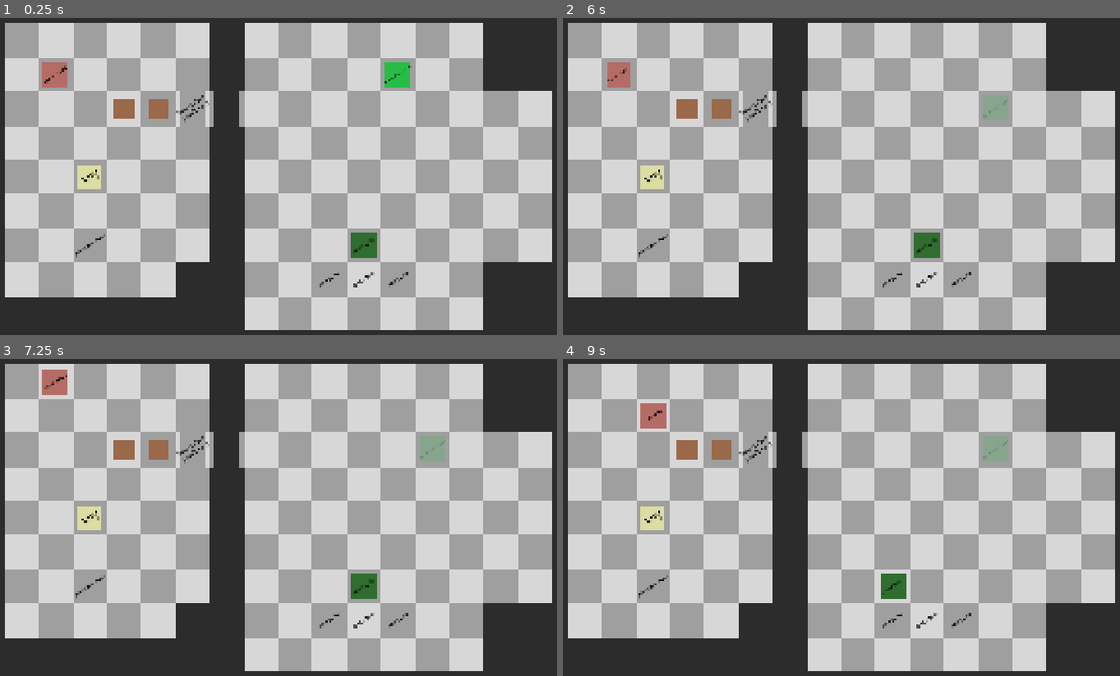
Above: before the commit, frames 1-4 (two rows, left to right).
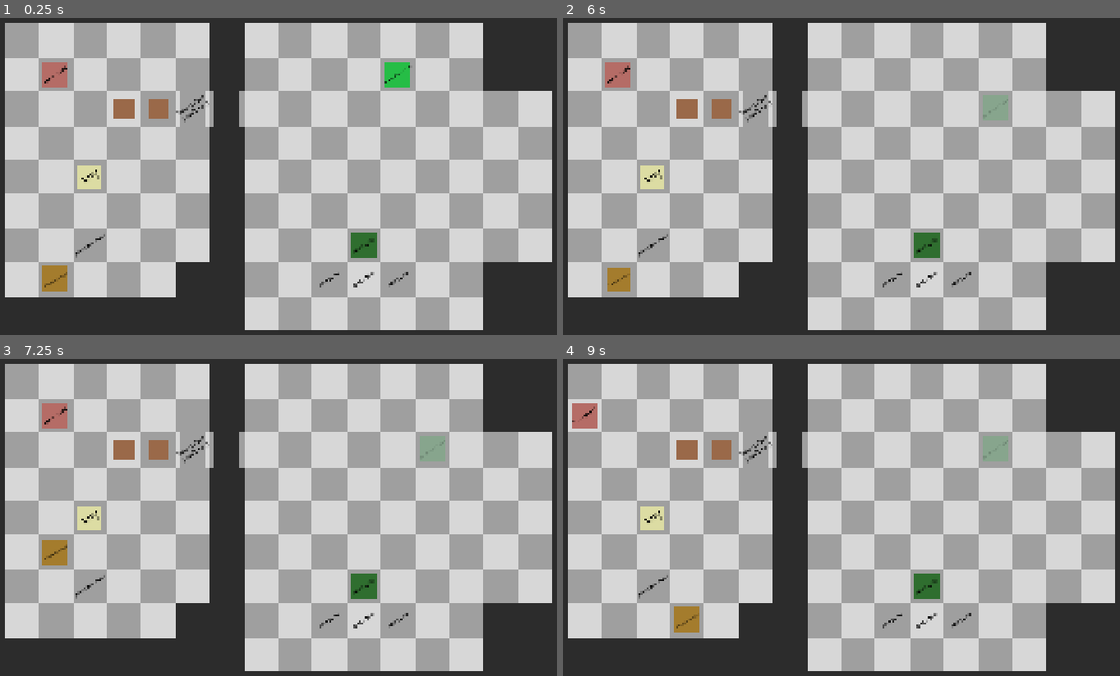
Above: after the commit, the same moments.

Repository: somestufz/GDS-Game-Jam-Repo
Game: Godot game, scene res://scenes/main/levels/level_1.tscn
Two runs of this game, one before a commit and one after it. Both use one fixed random seed, a clock stepped at 60 frames per second and the inputs below. This scene is started directly instead of the project's main scene.
Inputs:
- Up to frame 1 (0.25 s): no input
- Up to frame 2 (6 s): tap Enter at 0.5 s; hold D (move_right) 0.53-1.28 s; tap Space (ability) at 0.6, 2.85, 5.1 s; tap R (restart) every 0.75 s from 1.25 to 4.25 s; hold S (move_down) 1.28-2.03 s; tap Shift (shift) at 1.35, 3.6, 5.85 s; hold D (move_right) 2.03-2.78 s; tap Z (undo) at 2.1, 4.35 s; hold W (move_up) 2.78-3.53 s; hold A (move_left) 3.53-5.03 s; hold S (move_down) 5.03-5.78 s; hold D (move_right) from 5.78 s (still down)
- Up to frame 3 (7.25 s): release D (move_right) at 6.53 s; hold W (move_up) from 6.53 s (still down); tap Z (undo) at 6.6 s
- Up to frame 4 (9 s): release W (move_up) at 7.28 s; hold D (move_right) 7.28-8.03 s; tap Space (ability) at 7.35 s; hold S (move_down) 8.03-8.78 s; tap Shift (shift) at 8.1 s; hold A (move_left) from 8.78 s (still down); tap Z (undo) at 8.85 s

The runs differ from the first frame. In frame 1, 0.4% of the frame differs, in the area x 7-13%, y 78-87%; in frame 2, 0.4%; in frame 3, 1.1%; in frame 4, 1.9%, in the area x 1-68%, y 13-87%.

Commit message:
Level Manager Scene
Level Manager Scene that can change scene based on an array of string names of levels

Diff:
--- a/Main/Sokoban/project.godot
+++ b/Main/Sokoban/project.godot
@@ -11,7 +11,7 @@
 [application]
 
 config/name="SokobanPrototype"
-run/main_scene="uid://de3pwoddrx72s"
+run/main_scene="uid://c2otnqpayam3t"
 config/features=PackedStringArray("4.7", "Forward Plus")
 config/icon="res://icon.svg"
 
--- /dev/null
+++ b/Main/Sokoban/scenes/main/level_manager.gd
@@ -0,0 +1,23 @@
+extends Node2D
+
+var current_level : Node2D
+var current_level_id : int
+
+@export var level_names : Array[String] = [
+	"res://scenes/main/levels/level_horse_1.tscn",
+	"res://scenes/main/levels/level_horse_2.tscn",
+	"res://scenes/main/levels/level_horse_3.tscn"
+]
+
+func _ready() -> void:
+	current_level_id = 0
+	current_level = $Level
+	load_to_level(current_level_id)
+
+func load_to_level(id : int) -> void:
+	current_level.queue_free()
+
+	var level_scene = load(level_names[id]) as PackedScene
+	var level_scene_instance = level_scene.instantiate()
+	add_child(level_scene_instance)
+	current_level = level_scene_instance
--- a/Main/Sokoban/scenes/main/level_manager.tscn
+++ b/Main/Sokoban/scenes/main/level_manager.tscn
@@ -1,3 +1,8 @@
 [gd_scene format=3 uid="uid://c2otnqpayam3t"]
 
+[ext_resource type="Script" uid="uid://04xjuj23a8ew" path="res://scenes/main/level_manager.gd" id="1_043we"]
+
 [node name="LevelManager" type="Node2D" unique_id=294967547]
+script = ExtResource("1_043we")
+
+[node name="Level" type="Node2D" parent="." unique_id=1655538241]
--- a/Main/Sokoban/scenes/main/levels/level_1.tscn
+++ b/Main/Sokoban/scenes/main/levels/level_1.tscn
@@ -7,6 +7,7 @@
 [ext_resource type="PackedScene" uid="uid://byhvj73qsecs3" path="res://scenes/entity/snake.tscn" id="5_41m8q"]
 [ext_resource type="PackedScene" uid="uid://btupd63vocvj8" path="res://scenes/entity/chamaeleon.tscn" id="6_w1ux2"]
 [ext_resource type="PackedScene" uid="uid://clpdks2dsn0h8" path="res://scenes/entity/box.tscn" id="7_jgiix"]
+[ext_resource type="PackedScene" uid="uid://dpisgawlv7lhh" path="res://scenes/entity/kangaroo.tscn" id="7_w1ux2"]
 [ext_resource type="PackedScene" uid="uid://chkubp3wqn5um" path="res://scenes/entity/key.tscn" id="8_vycae"]
 [ext_resource type="PackedScene" uid="uid://cuw7sr0rubgm6" path="res://scenes/entity/locked_door.tscn" id="9_41m8q"]
 
@@ -34,6 +35,9 @@
 [node name="Chamaeleon" parent="Entities/Players" parent_id_path=PackedInt32Array(569333621) index="2" unique_id=157653865 instance=ExtResource("6_w1ux2")]
 position = Vector2(1350, 250)
 
+[node name="Kangaroo" parent="Entities/Players" parent_id_path=PackedInt32Array(569333621) index="3" unique_id=374969225 instance=ExtResource("7_w1ux2")]
+position = Vector2(350, 850)
+
 [node name="Box" parent="Entities/Items" parent_id_path=PackedInt32Array(115791320) index="0" unique_id=873593554 instance=ExtResource("7_jgiix")]
 position = Vector2(550, 350)
 
--- a/Main/Sokoban/scenes/main/levels/level_horse_1.tscn
+++ b/Main/Sokoban/scenes/main/levels/level_horse_1.tscn
@@ -10,6 +10,9 @@
 [node name="TileMapLayerWalls" parent="." index="1" unique_id=1789399568]
 tile_map_data = PackedByteArray("AAAAAAAAAQAAAAEAAAAAAAEAAQAAAAEAAAAAAAIAAQAAAAEAAAAAAAMAAQAAAAEAAAAAAAQAAQAAAAEAAAAAAA …(3760 unchanged characters)…
 
+[node name="EndZone" parent="Entities/Interactables" parent_id_path=PackedInt32Array(1227834798) index="0" unique_id=1655735542 instance=ExtResource("4_sdt4b")]
+position = Vector2(1050, 350)
+
 [node name="Horse" parent="Entities/Players" parent_id_path=PackedInt32Array(569333621) index="0" unique_id=540745152 instance=ExtResource("2_2pcnx")]
 position = Vector2(550, 350)
 
@@ -18,6 +21,3 @@
 
 [node name="Box2" parent="Entities/Items" parent_id_path=PackedInt32Array(115791320) index="1" unique_id=884026375 instance=ExtResource("3_b07wc")]
 position = Vector2(850, 350)
-
-[node name="EndZone" parent="Entities" parent_id_path=PackedInt32Array(722408137) index="3" unique_id=1655735542 instance=ExtResource("4_sdt4b")]
-position = Vector2(1050, 350)
Not shown, added: Main/Sokoban/scenes/main/level_manager.gd.uid
